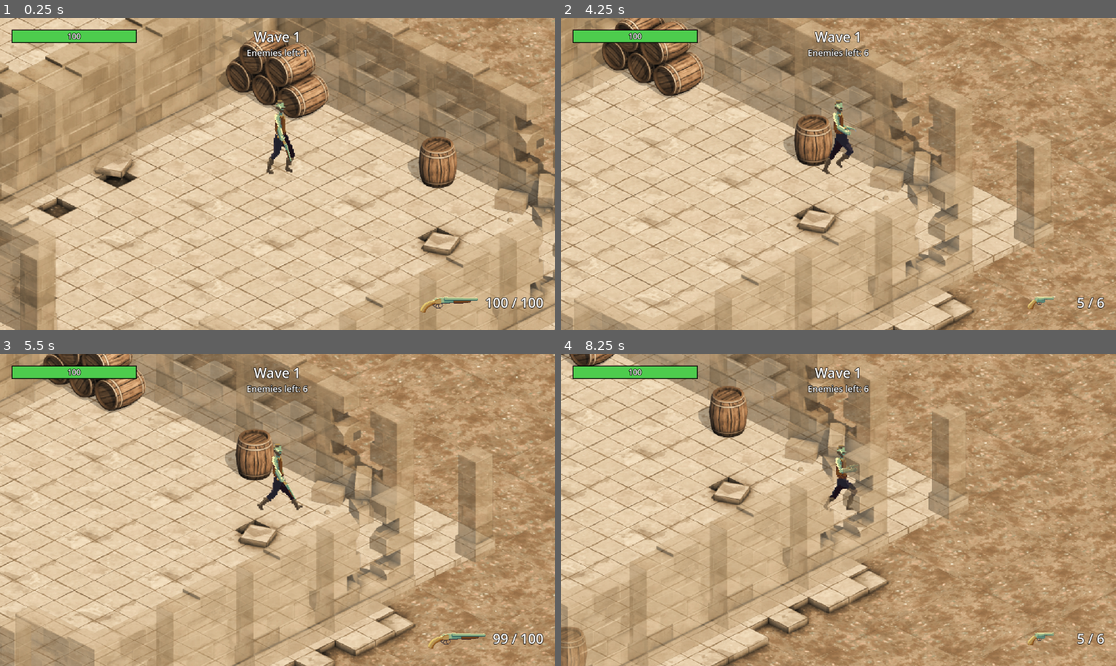
Above: before the commit, frames 1-4 (two rows, left to right).
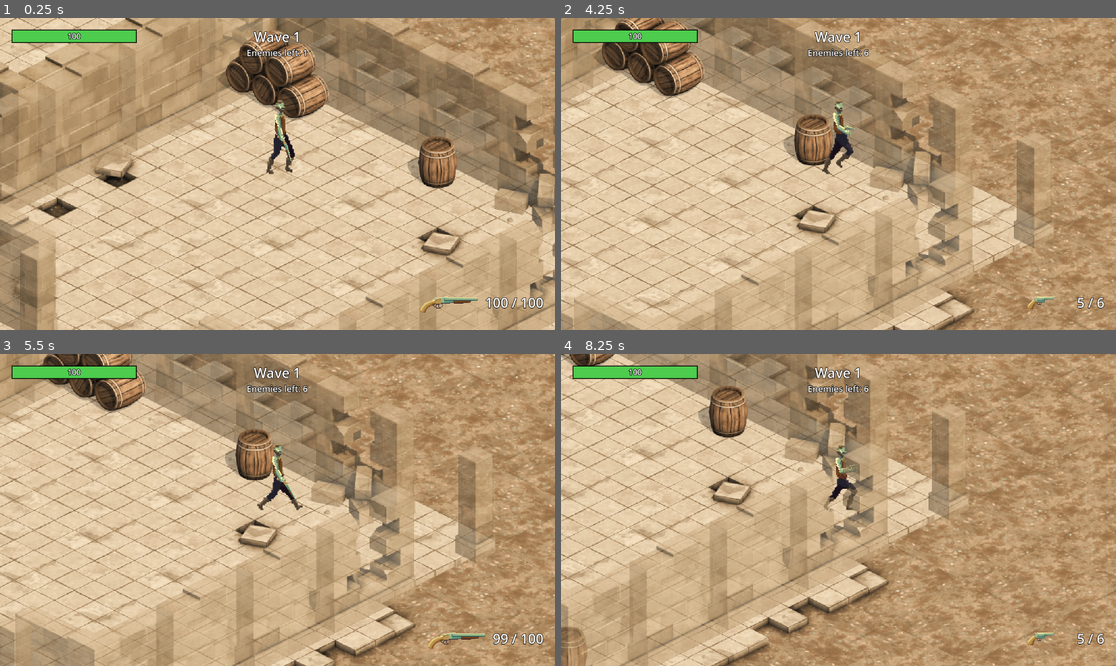
Above: after the commit, the same moments.

Repository: Bienestar-Games/bienestar_games
Game: Godot game, scene res://scenes/main/main.tscn
The game is run twice, just before and just after one commit, with the same random seed, the same clock (stepped at 60 frames per second) and the same inputs.
Inputs (mouse positions are in pixels of both pictures, inside the frame that each line leads up to):
- Up to frame 1 (0.25 s): no input
- Up to frame 2 (4.25 s): move the mouse to (960, 158) at 0.52 s; hold D (move_right) 0.53-1.28 s; tap F (interact) at 0.6, 1.35, 2.3, 3.05, 3.8 s; move the mouse to (727, 189) at 1.27 s; hold S (move_down) 1.28-2.03 s; move the mouse to (894, 105) at 2.02 s; hold D (move_right) 2.03-2.78 s; click (894, 105) at 2.1 s; move the mouse to (810, 236) at 2.77 s; hold W (move_up) 2.78-3.53 s; tap 1 (weapon_1) at 2.85 s; move the mouse to (1005, 220) at 3.52 s; hold A (move_left) from 3.53 s (still down); tap 2 (weapon_2) at 3.6 s
- Up to frame 3 (5.5 s): move the mouse to (111, 463) at 4.27 s; tap Mouse wheel up (weapon_next) at 4.35 s; tap F (interact) at 4.55, 5.1 s; move the mouse to (305, 510) at 5.02 s; release A (move_left) at 5.03 s; hold S (move_down) from 5.03 s (still down)
- Up to frame 4 (8.25 s): move the mouse to (755, 432) at 5.77 s; release S (move_down) at 5.78 s; hold D (move_right) 5.78-6.53 s; tap F (interact) at 5.85, 6.8, 7.55 s; move the mouse to (960, 494) at 6.52 s; hold W (move_up) 6.53-7.28 s; click (960, 494) at 6.6 s; move the mouse to (727, 525) at 7.27 s; hold D (move_right) 7.28-8.03 s; tap 1 (weapon_1) at 7.35 s; move the mouse to (894, 441) at 8.02 s; hold S (move_down) from 8.03 s (still down); tap 2 (weapon_2) at 8.1 s

The runs differ from the first frame. In frame 1, 0.2% of the frame differs, in the area x 0-100%, y 0-100%; in frame 2, 0.7%, in the area x 0-100%, y 1-100%; in frame 3, 0.6%; in frame 4, 0.4%.

Commit message:
fix: keep main scene intact when barrier opens (#16)
- Remove main.gd handler that freed the whole Main scene on barrier_opened
- Move interactive_barrier.tscn next to its script in scenes/world/barrier/
- Restore PuebloViejo at the origin and offset the barrier to keep its map position
- Trim main.tscn changes to avoid conflicts with the folder refactor (#64)

Co-Authored-By: Claude Opus 5.5 <noreply@anthropic.com>

Diff:
--- a/game/scenes/main/main.gd
+++ b/game/scenes/main/main.gd
@@ -11,10 +11,3 @@
 		return
 	# TODO B36: load results screen
 	print("Run ended — extracted: ", extracted)
-
-
-func _on_interactive_barrier_barrier_opened() -> void:
-	# Desactiva la colisión de forma segura para permitir el paso
-	$CollisionShape2D.set_deferred("disabled", true)
-	# Libera el nodo de la memoria (o puedes usar hide() si prefieres ocultarla)
-	queue_free()
--- a/game/scenes/main/main.tscn
+++ b/game/scenes/main/main.tscn
@@ -1,22 +1,19 @@
 [gd_scene format=3 uid="uid://bnpugrgd547nj"]
 
-[ext_resource type="Script" uid="uid://c1vj5w6o6ufto" path="res://scenes/main/main.gd" id="1_main"]
+[ext_resource type="Script" path="res://scenes/main/main.gd" id="1_main"]
 [ext_resource type="PackedScene" uid="uid://bfjny0gf5bx4r" path="res://maps/pueblo_viejo.tscn" id="2_map"]
 [ext_resource type="PackedScene" path="res://scenes/ui/hud/hud.tscn" id="3_hud"]
 [ext_resource type="PackedScene" path="res://scenes/ui/decision_panel/decision_panel.tscn" id="4_decision"]
-[ext_resource type="PackedScene" uid="uid://cux3eeswk47kl" path="res://interactive_barrier.tscn" id="5_6q06x"]
+[ext_resource type="PackedScene" uid="uid://cux3eeswk47kl" path="res://scenes/world/barrier/interactive_barrier.tscn" id="5_barrier"]
 
 [node name="Main" type="Node2D" unique_id=1926789006]
 script = ExtResource("1_main")
 
-[node name="PuebloViejo" parent="." unique_id=831324195 instance=ExtResource("2_map")]
-position = Vector2(1195, 43)
+[node name="PuebloViejo" parent="." instance=ExtResource("2_map")]
 
-[node name="Hud" parent="." unique_id=679187626 instance=ExtResource("3_hud")]
+[node name="Hud" parent="." instance=ExtResource("3_hud")]
 
-[node name="DecisionPanel" parent="." unique_id=493962515 instance=ExtResource("4_decision")]
+[node name="DecisionPanel" parent="." instance=ExtResource("4_decision")]
 
-[node name="InteractiveBarrier" parent="." unique_id=1850086153 instance=ExtResource("5_6q06x")]
-position = Vector2(424, -122)
-
-[connection signal="barrier_opened" from="InteractiveBarrier" to="." method="_on_interactive_barrier_barrier_opened"]
+[node name="InteractiveBarrier" parent="." unique_id=1850086153 instance=ExtResource("5_barrier")]
+position = Vector2(-771, -165)
Renamed: game/interactive_barrier.tscn -> game/scenes/world/barrier/interactive_barrier.tscn
